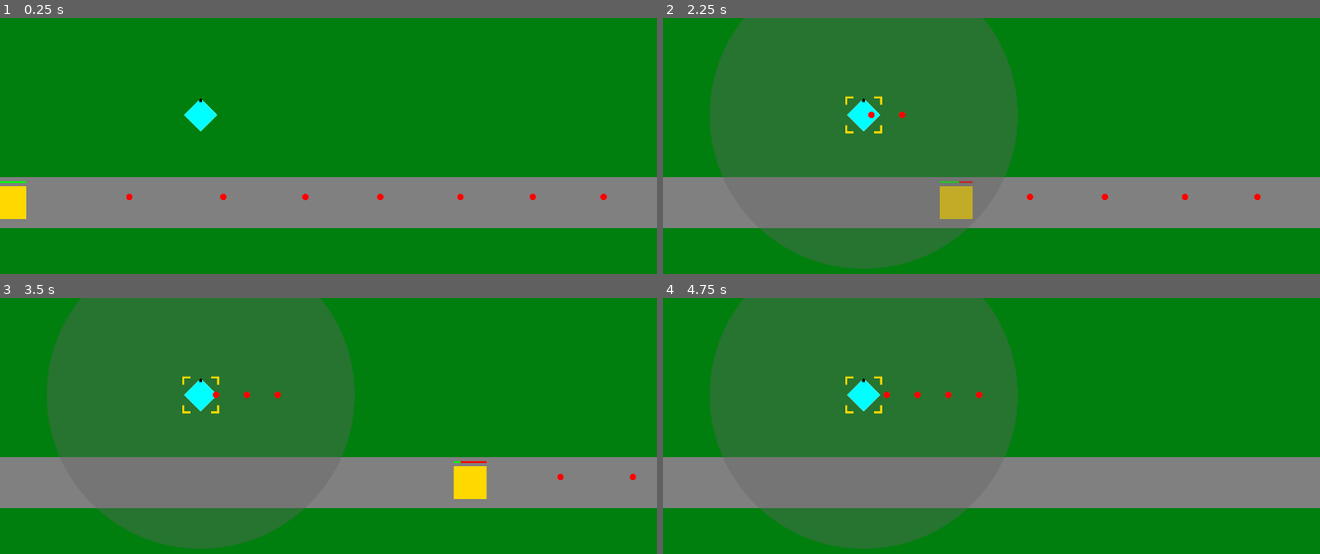
Above: before the commit, frames 1-4 (two rows, left to right).
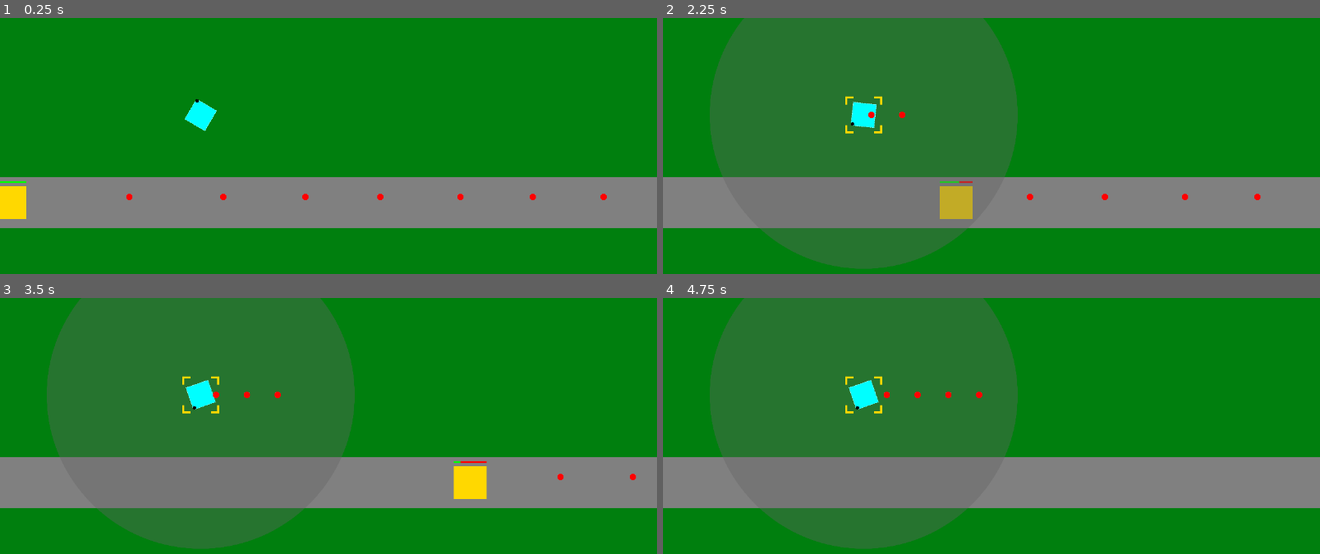
Above: after the commit, the same moments.

Repository: phrasmotica/godot-tower-defence
Game: Godot game, scene res://scenes/game.tscn
Same seed, same stepped clock (60 frames per second), same inputs: the game is played once before the commit and once after it.
Inputs (mouse positions are in pixels of both pictures, inside the frame that each line leads up to):
- Up to frame 1 (0.25 s): no input
- Up to frame 2 (2.25 s): move the mouse to (866, 115) at 0.52 s; click (866, 115) at 0.67 s; move the mouse to (860, 220) at 1.27 s; click (860, 220) at 1.42 s; move the mouse to (1057, 120) at 2.02 s; click (1057, 120) at 2.17 s
- Up to frame 3 (3.5 s): move the mouse to (outside the picture) at 2.77 s; click (outside the picture) at 2.92 s
- Up to frame 4 (4.75 s): move the mouse to (1188, 538) at 3.52 s; click (1188, 538) at 3.67 s; move the mouse to (794, 426) at 4.27 s; click (794, 426) at 4.42 s

The runs differ from the first frame. In frame 1, 0.1% of the frame differs, in the area x 28-34%, y 31-45%; in frame 2, 0.2%; in frame 3, 0.1%; in frame 4, 0.1%.

Commit message:
Make tower rotate towards (0, 0) gradually

Diff:
--- a/scripts/tower.gd
+++ b/scripts/tower.gd
@@ -2,6 +2,7 @@
 
 @onready var range_node = $Range
 @onready var selection_node = $Selection
+@onready var levels_node = $Levels
 
 var is_selected = false
 
@@ -14,6 +15,12 @@
 func _process(delta):
 	if Input.is_action_just_pressed("ui_cancel"):
 		deselect()
+
+	# gets the angle we want to face
+	var angle_to_enemy = global_position.direction_to(Vector2.ZERO).angle()
+
+	# slowly changes the rotation to face the angle
+	levels_node.rotation = move_toward(levels_node.rotation, angle_to_enemy, delta)
 
 func select():
 	selection_node.show()
